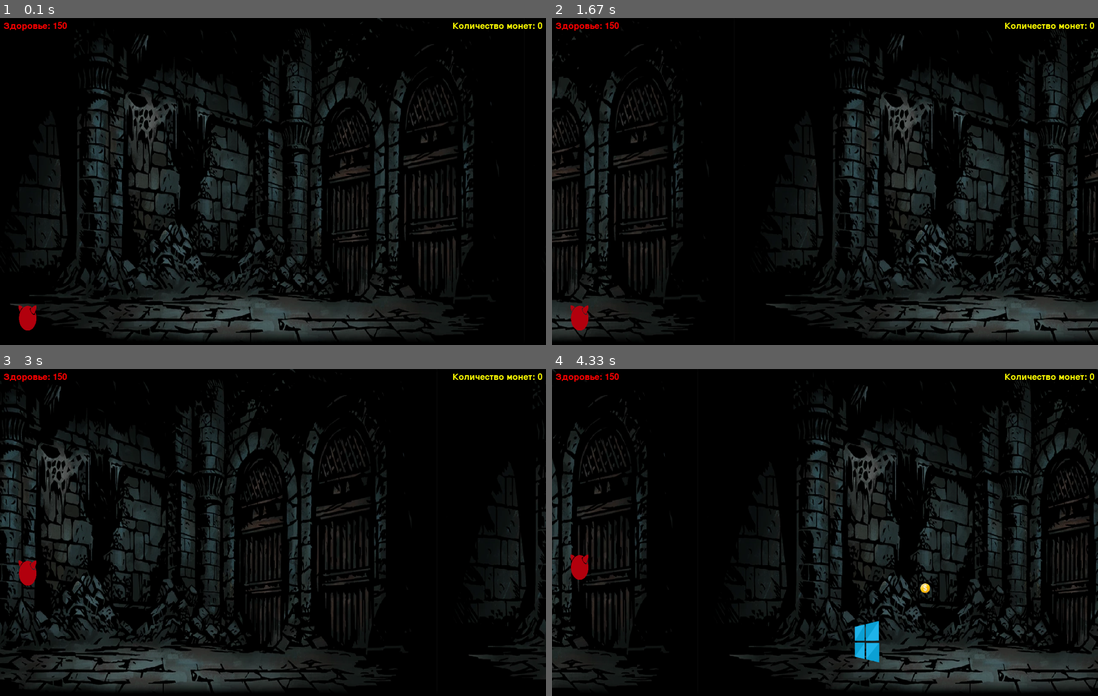
Above: before the commit, frames 1-4 (two rows, left to right).
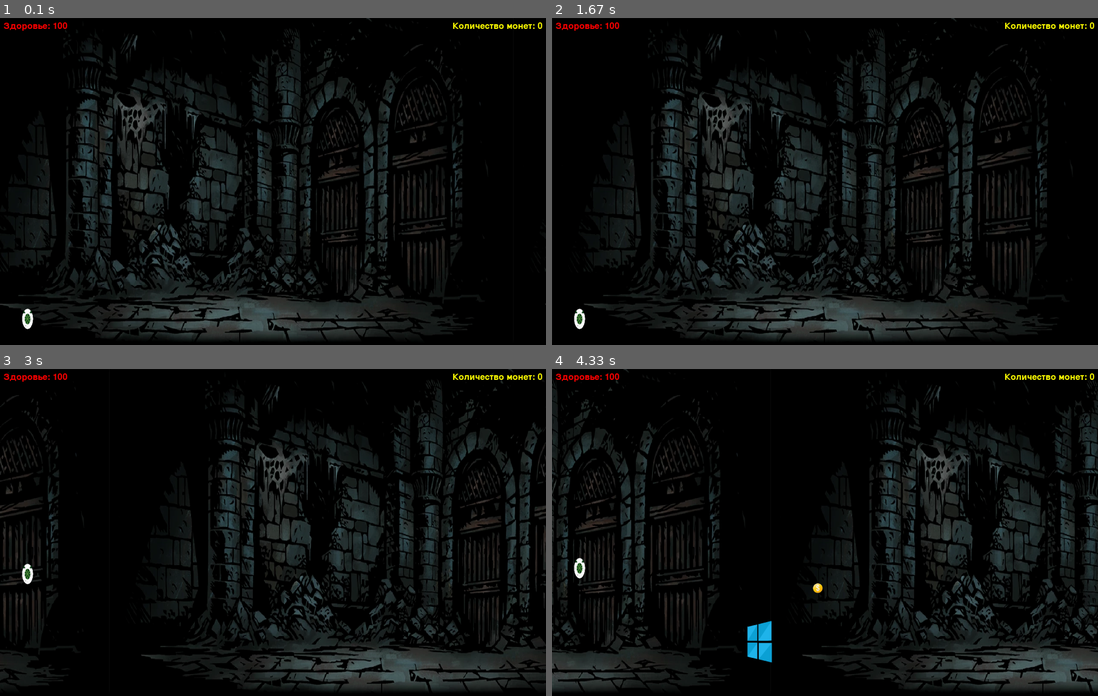
Above: after the commit, the same moments.

Repository: empmaynmtusrgdyt/PyGameProject
Game: pygame game, started from src/first_level.py
The game is run twice, just before and just after one commit, with the same random seed, the same clock (stepped at 60 frames per second) and the same inputs.
Inputs:
- Up to frame 1 (0.1 s): no input
- Up to frame 2 (1.67 s): tap Space at 0.33, 0.73, 1.03, 1.23, 1.57 s
- Up to frame 3 (3 s): tap Space at 1.87, 2.07, 2.37, 2.63, 2.97 s
- Up to frame 4 (4.33 s): tap Space at 3.27, 3.4, 3.8, 4.1 s

The runs differ from the first frame. In frame 1, 22% of the frame differs, in the area x 0-100%, y 0-99%; in frame 2, 34%; in frame 3, 35%; in frame 4, 29%.

Commit message:
new pers added

Diff:
--- a/src/first_level.py
+++ b/src/first_level.py
@@ -127,7 +127,8 @@
 
     player_stats = {
         "character1.png": {"health": 150, "speed": 100},
-        "character2.png": {"health": 100, "speed": 150}
+        "character2.png": {"health": 100, "speed": 150},
+        "character33.png": {"health": 100, "speed": 150}
     }
     player_image_path = f'../data/{selected_character}'
     player_health = player_stats[selected_character]['health']
@@ -138,7 +139,8 @@
     selected_character = "character1.png"
     player_stats = {
         "character1.png": {"health": 150, "speed": 100},
-        "character2.png": {"health": 100, "speed": 150}
+        "character2.png": {"health": 125, "speed": 125},
+        "character33.png": {"health": 125, "speed": 125}
     }
     player_image_path = f'../data/{selected_character}'
     player_health = player_stats[selected_character]['health']
--- a/src/menu.py
+++ b/src/menu.py
@@ -118,14 +118,15 @@
         self.click_sound = pygame.mixer.Sound('../data/click.mp3')
         self.click_sound.set_volume(35)
         self.menu_music = pygame.mixer.Sound('../data/menu.wav')
-        self.character_names = ["character1.png", "character2.png"]
+        self.character_names = ["character1.png", "character2.png", "character33.png"]
         self.showing_skin_selector = False
         self.skin_selector_screen = None
         self.skin_selector_buttons = None
-        self.character_names = ["character1.png", "character2.png"]
+        self.character_names = ["character1.png", "character2.png", "character33.png"]
         self.character_stats = {
             "character1.png": {"health": 150, "speed": 100, "name": "Red-BSD"},
-            "character2.png": {"health": 100, "speed": 150, "name": "Blue-BSD"}
+            "character2.png": {"health": 100, "speed": 150, "name": "Blue-BSD"},
+            "character33.png": {"health": 125, "speed": 125, "name": "Blue-BSD"}
         }
         self.selected_character = self.load_selected_character()
 
Binary file added: data/character33.png
Binary file changed: src/game_data.db
